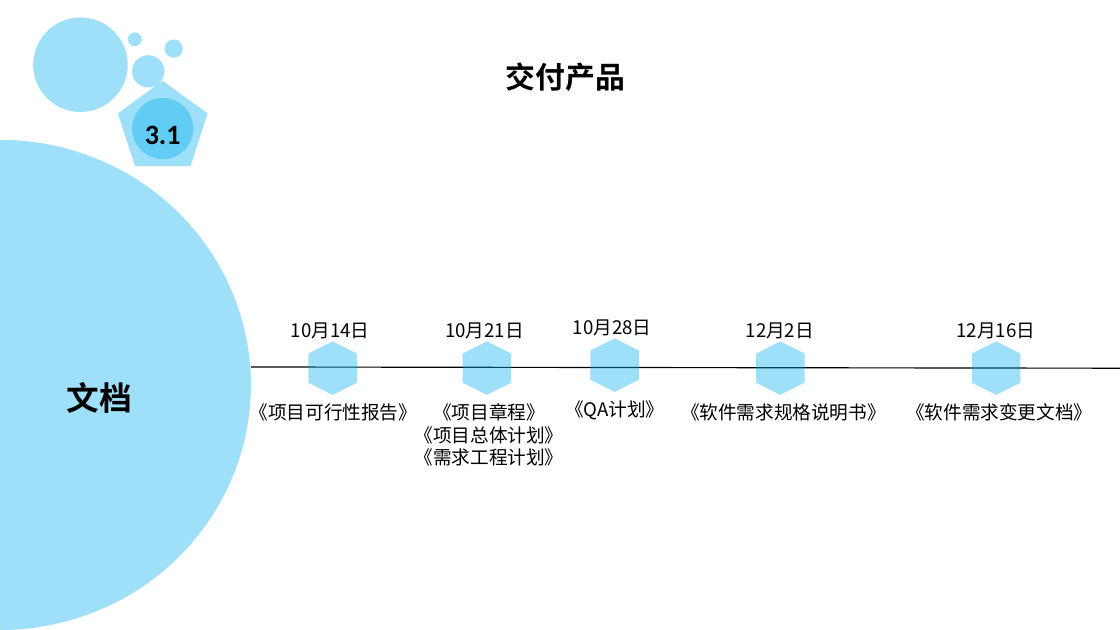
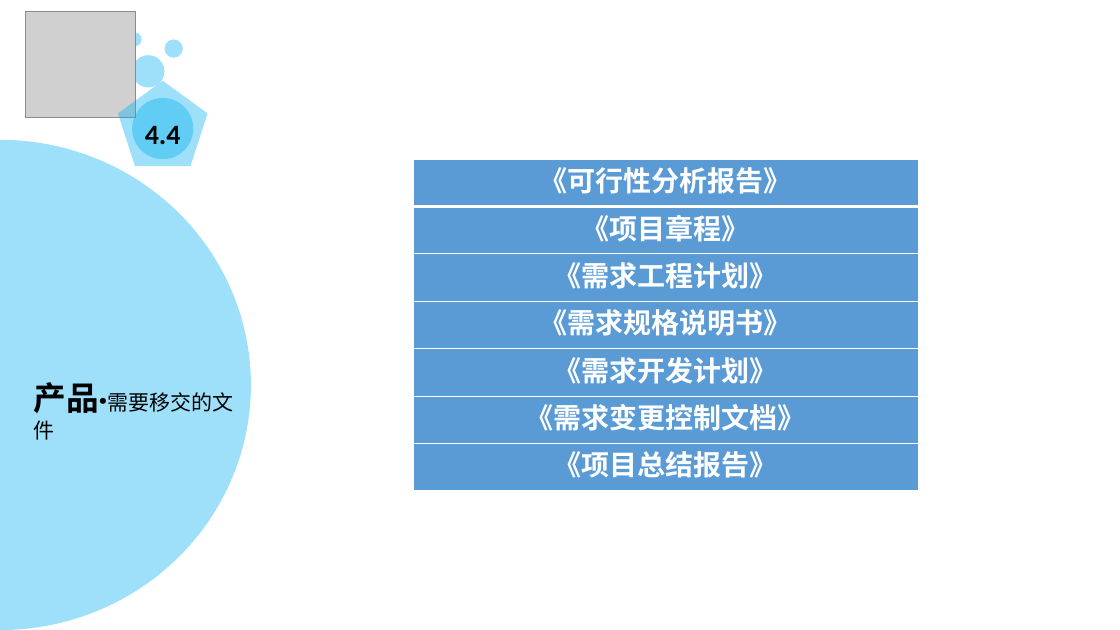
Before and after one commit to PRD2018-G13/PRD2018-G13-TeamProject, a slide deck: slide 29 of PRD2018-G13组项目/软件工程系列课程教学辅助网站/受控文档/分析设计/PRD2018-G13-项目里程碑.pptx (slide 30 before the commit). Drawn at 1120x630 pixels with LibreOffice and Linux fonts; fonts in the diff are those of the drawing; grey boxes stand for pictures; background and template pictures are left out. Boxes give left, top, right and bottom in pixels: in the first picture for what was removed or moved away, otherwise in the second. Text is boxed around its words. In the diff, an @@ line names an element or a change of style, - is before the commit and + after.

```diff
--- a/PRD2018-G13组项目/软件工程系列课程教学辅助网站/受控文档/分析设计/PRD2018-G13-项目里程碑.pptx
+++ b/PRD2018-G13组项目/软件工程系列课程教学辅助网站/受控文档/分析设计/PRD2018-G13-项目里程碑.pptx
@@ picture added at (25,11,135,117) @@
@@ ellipse removed at (34,18,128,112) @@
@@ text removed at (506,62,625,91) @@
-交付产品
@@ text in pentagon at (145,125,181,144): text changed @@
-3.1
+4.4
@@ table added at (413,160,918,492), 7 rows, 1 columns @@
+《可行性分析报告》
+《项目章程》
+《需求工程计划》
+《需求规格说明书》
+《需求开发计划》
+《需求变更控制文档》
+《项目总结报告》
@@ text removed at (291,322,370,343) @@
-10月14日
@@ text removed at (445,322,524,343) @@
-10月21日
@@ text removed at (573,319,652,340) @@
-10月28日
@@ text removed at (746,322,814,343) @@
-12月2日
@@ text removed at (956,322,1035,343) @@
-12月16日
@@ hexagon removed at (308,341,357,395) @@
@@ hexagon removed at (463,341,512,395) @@
@@ hexagon removed at (591,339,639,392) @@
@@ hexagon removed at (756,341,805,395) @@
@@ hexagon removed at (972,341,1021,395) @@
@@ text added at (33,382,233,440), 18 pt, text #000000 @@
+产品·需要移交的文件
@@ text removed at (67,382,132,413) @@
-文档
@@ line removed from (251, 367) to (1120, 368) @@
@@ text removed at (71,401,185,413) @@
-2018
--
-2019
@@ text removed at (250,403,417,421) @@
-《项目可行性报告》
@@ text removed at (415,403,564,466) @@
-《项目章程》
-《项目总体计划》
-《需求工程计划》
@@ text removed at (565,400,664,420) @@
-《QA计划》
@@ text removed at (681,403,886,421) @@
-《软件需求规格说明书》
@@ text removed at (906,403,1092,421) @@
-《软件需求变更文档》
```
Also in this commit, not shown: 18 other slides changed, 59 slides added, 57 slides removed.
